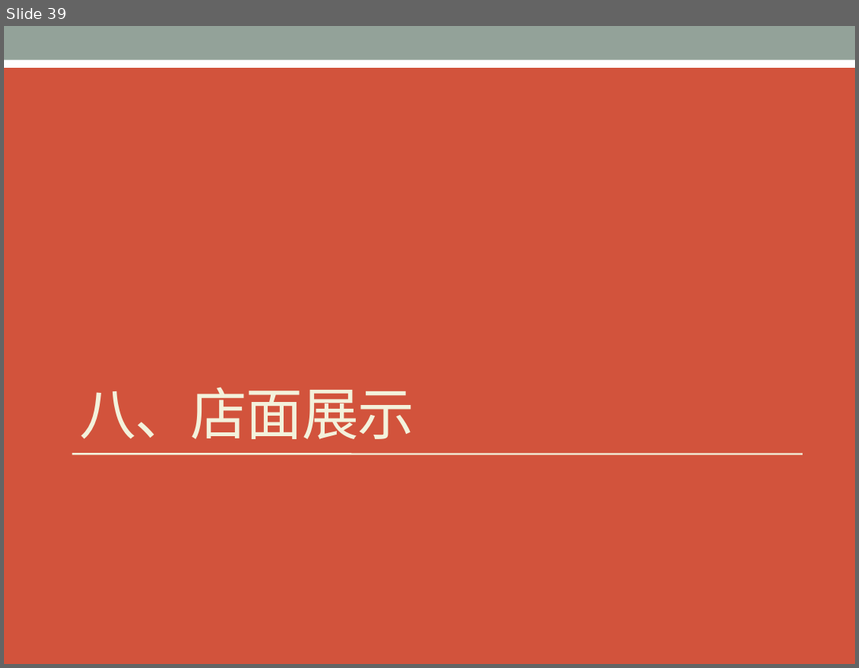
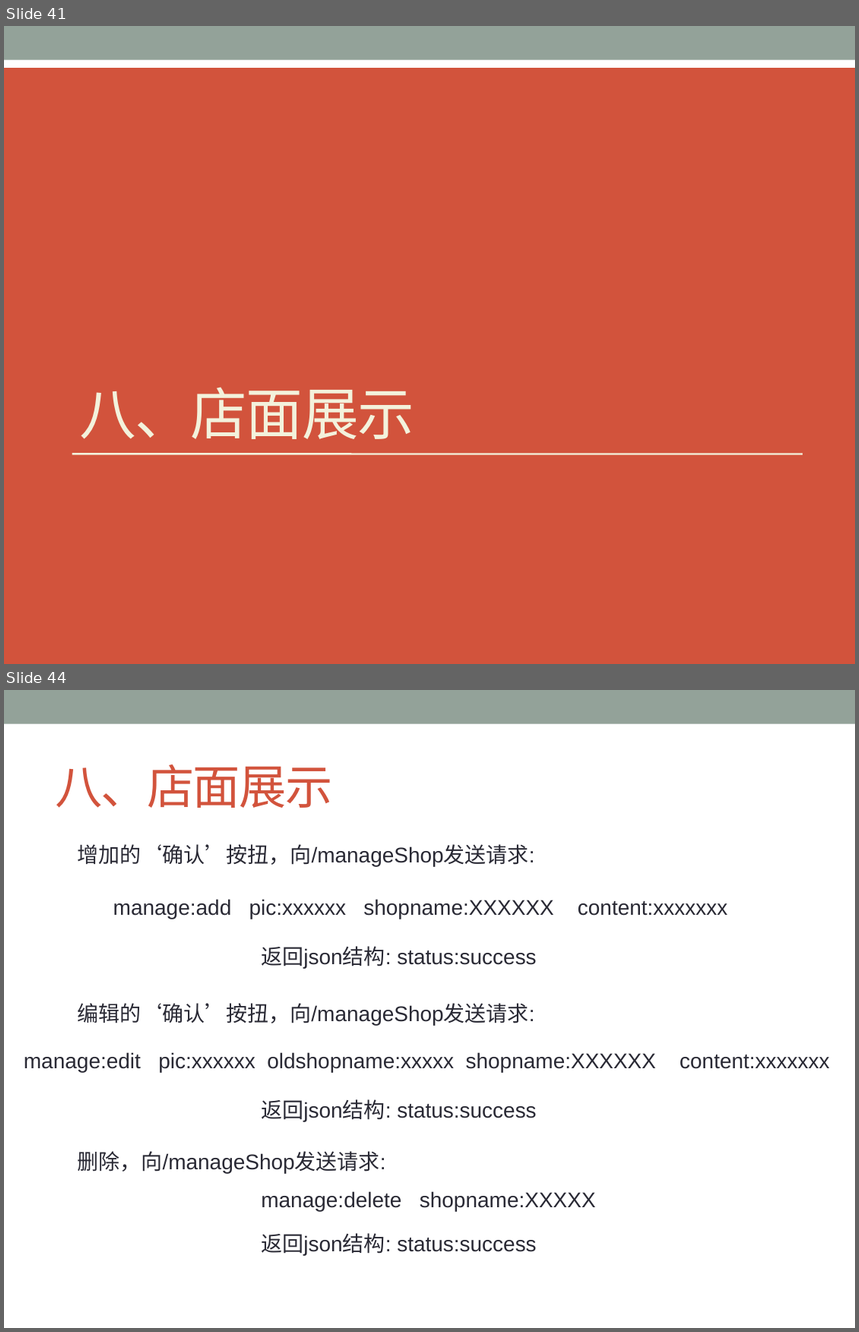
Before and after one commit to ChanSeaThink/LULLGREE, a slide deck: ZSGree前后端逻辑及接口.pptx. Shown one above the other, each under a label of ours: slide 39 before the commit, slides 41 and 44 after it; the slides between them are not shown. The pictures are 859x668 and 859x1332 pixels, drawn with LibreOffice and Linux fonts; fonts in the diff are those of the drawing. Boxes give left, top, right and bottom in pixels: in the first picture for what was removed or moved away, otherwise in the second. Text is boxed around its words. In the diff, an @@ line names an element or a change of style, - is before the commit and + after.

```diff
--- a/ZSGree前后端逻辑及接口.pptx
+++ b/ZSGree前后端逻辑及接口.pptx
@@ slide 44 added at <box>4,690,855,1328</box>, background #FFFFFF; not listed: 1 template element that a slide beside it also shows @@
@@ title added at <box>55,764,332,808</box>, 40 pt, text #D2533C @@
+八、店面展示
@@ text added at <box>78,844,535,867</box>, 18 pt, text #292934 @@
+增加的‘确认’按扭，向/manageShop发送请求:
@@ text added at <box>113,899,728,919</box>, 18 pt, text #292934 @@
+manage:add pic:xxxxxx shopname:XXXXXX content:xxxxxxx
@@ text added at <box>261,946,536,969</box>, 18 pt, text #292934 @@
+返回json结构: status:success
@@ text added at <box>77,1003,534,1026</box>, 18 pt, text #292934 @@
+编辑的‘确认’按扭，向/manageShop发送请求:
@@ text added at <box>24,1053,829,1073</box>, 18 pt, text #292934 @@
+manage:edit pic:xxxxxx oldshopname:xxxxx shopname:XXXXXX content:xxxxxxx
@@ text added at <box>261,1100,536,1122</box>, 18 pt, text #292934 @@
+返回json结构: status:success
@@ text added at <box>78,1151,386,1174</box>, 18 pt, text #292934 @@
+删除，向/manageShop发送请求:
@@ text added at <box>261,1192,596,1211</box>, 18 pt, text #292934 @@
+manage:delete shopname:XXXXX
@@ text added at <box>261,1233,536,1256</box>, 18 pt, text #292934 @@
+返回json结构: status:success
@@ what was slide 39 is now slide 41 @@
```
Also in this commit, not shown: 1 slide changed, 7 other slides added, 3 slides removed.
